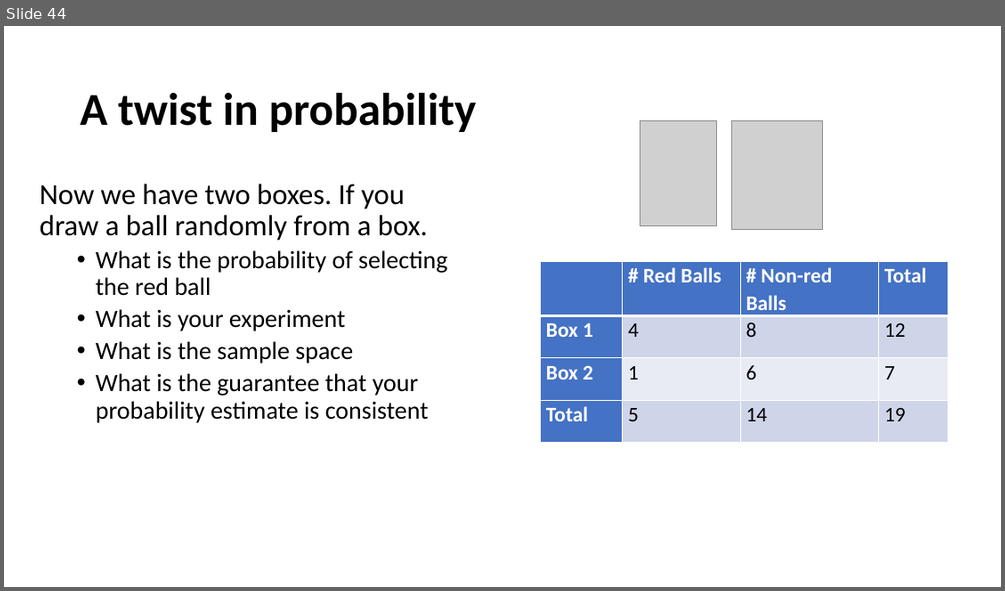
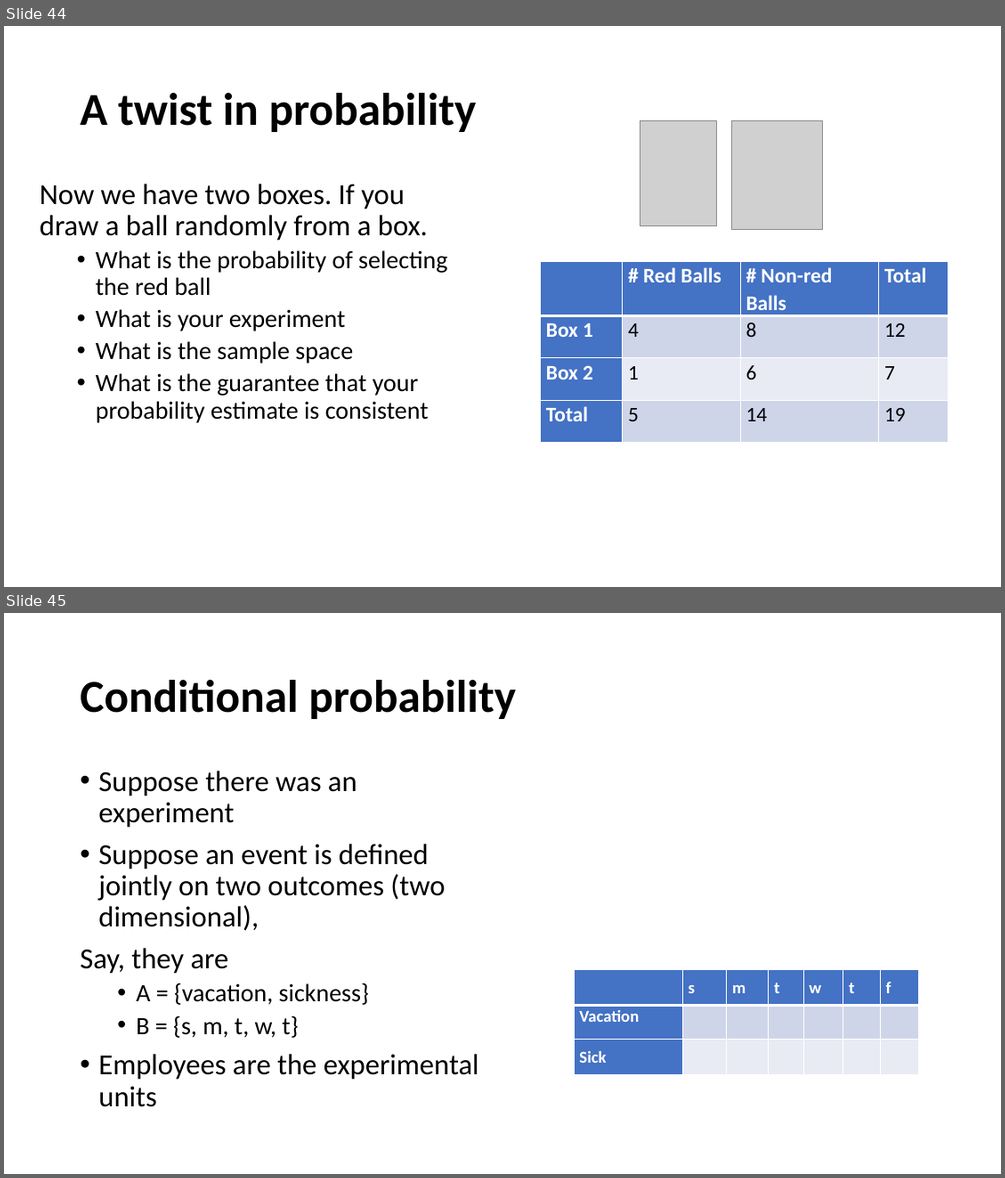
Before and after one commit to yushuf/TeamBeta, a slide deck: Presentation.pptx. Shown one above the other, each under a label of ours: slide 44 before the commit, slides 44 and 45 after it. The pictures are 1005x591 and 1005x1178 pixels, drawn with LibreOffice and Linux fonts; fonts in the diff are those of the drawing; grey boxes stand for pictures. Boxes give left, top, right and bottom in pixels: in the first picture for what was removed or moved away, otherwise in the second. Text is boxed around its words. In the diff, an @@ line names an element or a change of style, - is before the commit and + after.

```diff
--- a/Presentation.pptx
+++ b/Presentation.pptx
@@ slide 45 added at (4,613,1001,1174), background #FFFFFF @@
@@ title added at (80,680,516,719), 44 pt, text #000000, bold @@
+Conditional probability
@@ text added at (80,771,479,1107), 28 pt, text #000000 @@
+• Suppose there was an experiment
+• Suppose an event is defined jointly on two outcomes (two dimensional),
+Say, they are
+  • A = {vacation, sickness}
+  • B = {s, m, t, w, t}
+• Employees are the experimental units
@@ table added at (574,969,919,1074), 3 rows, 7 columns @@
+ | s | m | t | w | t | f
+Vacation |  |  |  |  |  | 
+Sick |  |  |  |  |  | 
```
Also in this commit, not shown: 1 other slide added.
